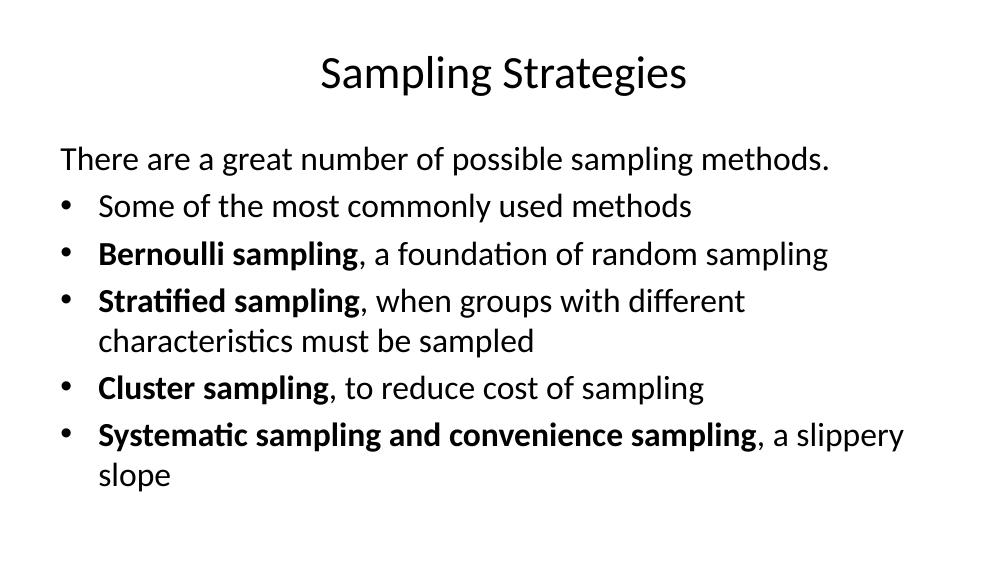
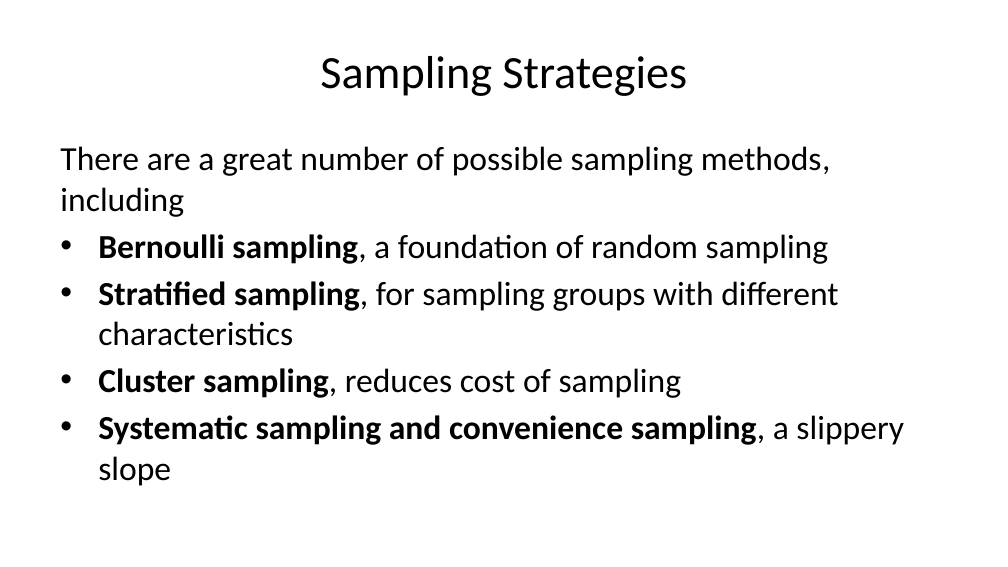
Before and after one commit to StephenElston/CSCI-E-83, a slide deck: slide 28 of LectureSlides/04_SamplingAndSimulation.pptx. Drawn at 1008x567 pixels with LibreOffice and Linux fonts; fonts in the diff are those of the drawing. Boxes give left, top, right and bottom in pixels: in the first picture for what was removed or moved away, otherwise in the second. Text is boxed around its words. In the diff, an @@ line names an element or a change of style, - is before the commit and + after.

Commit message:
Numerous improvements and typo corrections to slides

```diff
--- a/LectureSlides/04_SamplingAndSimulation.pptx
+++ b/LectureSlides/04_SamplingAndSimulation.pptx
@@ text at box(60, 146, 831, 217): text changed @@
-There are a great number of possible sampling methods.
-• Some of the most commonly used methods
+There are a great number of possible sampling methods, including
@@ text at box(98, 281, 838, 398): text changed @@
-• Stratified sampling, when groups with different characteristics must be sampled
-• Cluster sampling, to reduce cost of sampling
+• Stratified sampling, for sampling groups with different characteristics
+• Cluster sampling, reduces cost of sampling
```
Also in this commit, not shown: 27 other slides changed.
